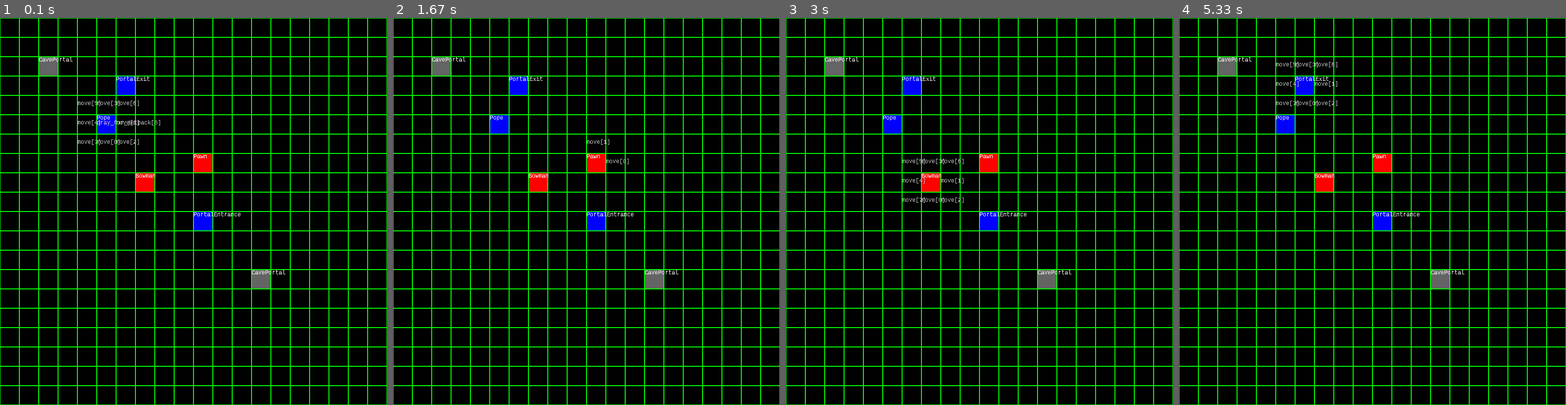
Above: before the commit, frames 1-4 (left to right).
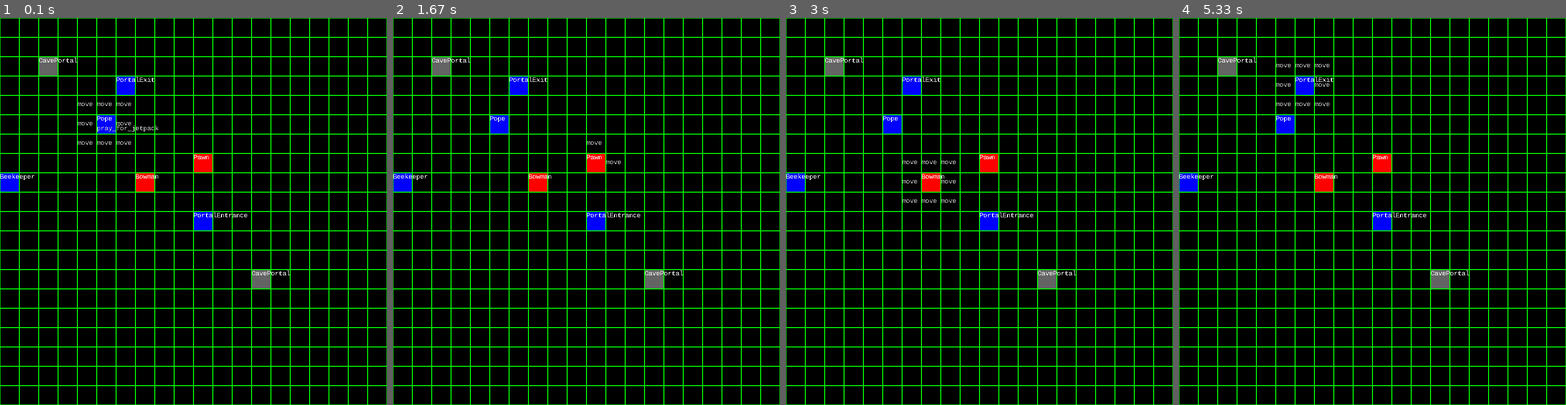
Above: after the commit, the same moments.

Repository: turnipjs/memechess
Game: pygame game, started from pygame_test.py
Two runs of this game, one before a commit and one after it. Both use one fixed random seed, a clock stepped at 60 frames per second and the inputs below.
Inputs (mouse positions are in pixels of both pictures, inside the frame that each line leads up to):
- Up to frame 1 (0.1 s): no input
- Up to frame 2 (1.67 s): click (586, 211) at 0.38 s; click (408, 176) at 0.72 s, where only the run after the commit has a clickable "Beekeeper"; click "Pawn" at 1.05 s; right-click (590, 254) at 1.38 s
- Up to frame 3 (3 s): click (917, 83) at 2.22 s; click "Bowman" at 2.88 s
- Up to frame 4 (5.33 s): click "Pope" at 4.28 s; click (1310, 87) at 5.18 s

The runs differ from the first frame. In frame 1, 0.8% of the frame differs, in the area x 0-75%, y 10-67%; in frame 2, 0.6%; in frame 3, 0.7%; in frame 4, 0.7%.

Commit message:
Beekeeper

Diff:
--- /dev/null
+++ b/datamodel/beekeeper.py
@@ -0,0 +1,31 @@
+from .piece import Piece
+from .game import Action, MoveResult
+
+class Beekeeper(Piece):
+	def get_actions(self):
+		actions = []
+
+		for vector in ((0, 1, 0), (1, 0, 0), (1, 1, 0), (0, -1, 0), (-1, 0, 0),
+					   (-1, -1, 0), (1, -1, 0), (-1, 1, 0)):
+			res = self.game.step_move_to(self, self.pos, vector)
+			if res.type == MoveResult.Type.REGULAR:
+				actions.append(Action("move", *res.pos))
+				if res.ends_motion:
+					continue
+			elif res.type == MoveResult.Type.CAPTURE:
+				actions.append(Action("capture", *res.pos))
+			else:
+				continue
+
+			step2 = self.game.step_move_to(self, res.pos, vector)
+
+			if step2.type == MoveResult.Type.REGULAR:
+				actions.append(Action("move", *step2.pos))
+
+		return actions
+
+	def apply_action(self, action):
+		if action.name=="move":
+			self.pos=action[1:]
+		elif action.name=="capture":
+			self.game.get_piece_at(action[1:]).die()
--- a/datamodel/bishop.py
+++ b/datamodel/bishop.py
@@ -1,7 +1,6 @@
 from .piece import Piece
 from .pawn import Pawn
 from .game import Action, MoveResult
-
 
 class Bishop(Pawn):
     def get_actions(self):
--- a/pygame_test.py
+++ b/pygame_test.py
@@ -1,5 +1,5 @@
 import pygame
-from datamodel import game, pawn, rook, bishop, queen, portal, king, pope, bowman
+from datamodel import game, pawn, rook, bishop, queen, portal, king, pope, bowman, beekeeper
 
 SQUARE_SIZE=40
 
@@ -16,11 +16,13 @@
 board.add_piece(pawn.Pawn(board, (10, 7, 0), game.Color.BLACK))
 board.add_piece(bowman.Bowman(board, (7, 8, 0), game.Color.BLACK))
 
+board.add_piece(beekeeper.Beekeeper(board, (0, 8, 0), game.Color.WHITE))
+
 [board.add_piece(i) for i in portal.make_cave_pair(board, (13, 13, 0), (2, 2, 0))]
 
 selected_piece = a
 
-font = pygame.font.SysFont("monospace", 12)
+font = pygame.font.SysFont("monospace", 14)
 
 run = True
 while run:
@@ -51,9 +53,6 @@
 						print("apply")
 						selected_piece.apply_action(action)
 						break
-				# input()
-			# print("done, p=", pressed, "mx, my = ", mx, my)
-			# input()
 
 	screen.fill((0,0,0))
 
@@ -70,8 +69,8 @@
 	actions = selected_piece.get_actions()
 	print("\n"*100)
 	for i, action in enumerate(actions):
-		screen.blit(font.render(action.name+"["+str(i)+"]", False, (200,200,200)),
-			(action.x*SQUARE_SIZE, (action.y*SQUARE_SIZE)+10))
+		screen.blit(font.render(action.name, False, (200,200,200)),
+			(action.x*SQUARE_SIZE, (action.y*SQUARE_SIZE)+10+(10 if "_" in action.name else 0)))
 	print("\n".join(str(s) for s in board.pieces))
 
 	pygame.display.flip()
